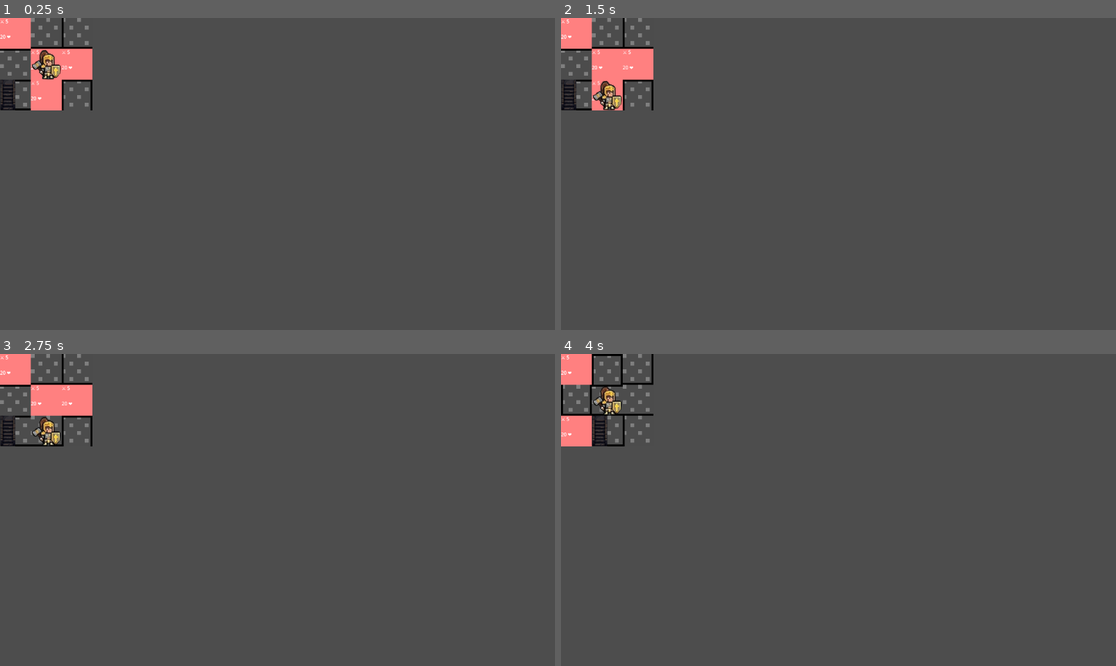
Above: before the commit, frames 1-4 (two rows, left to right).
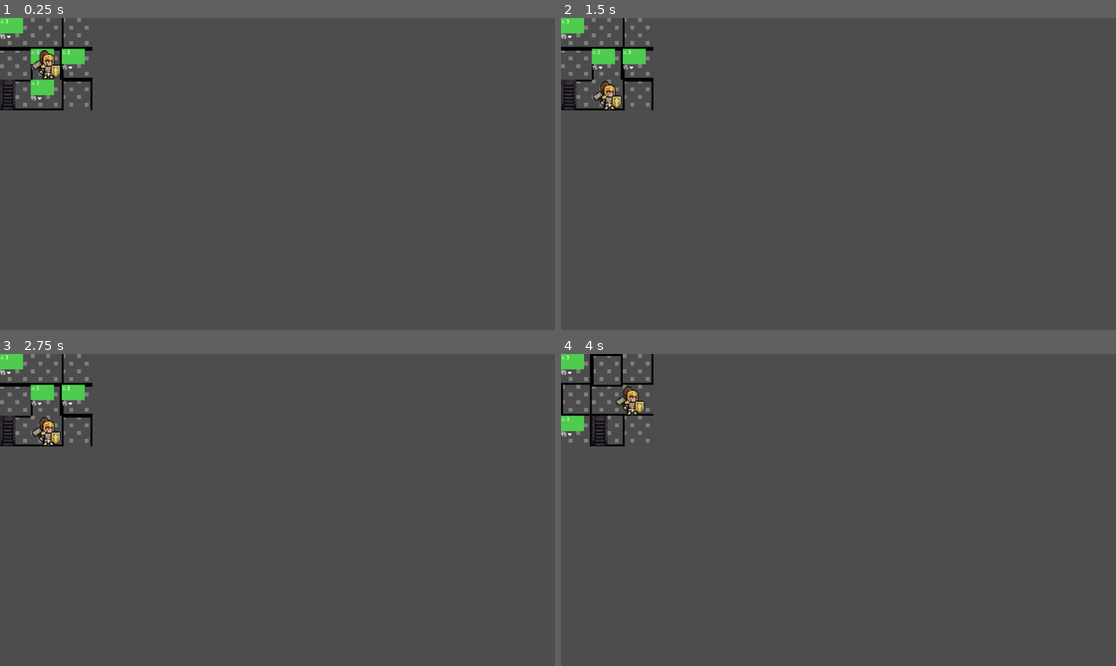
Above: after the commit, the same moments.

Repository: cutopia/paladin_dungeon
Game: Godot game, scene res://main.tscn
The game is run twice, just before and just after one commit, with the same random seed, the same clock (stepped at 60 frames per second) and the same inputs.
Inputs (mouse positions are in pixels of both pictures, inside the frame that each line leads up to):
- Up to frame 1 (0.25 s): no input
- Up to frame 2 (1.5 s): tap Enter at 0.5 s; move the mouse to (960, 158) at 0.52 s; click (960, 158) at 0.67 s; tap Space at 1.25 s; move the mouse to (727, 189) at 1.27 s; click (727, 189) at 1.42 s
- Up to frame 3 (2.75 s): tap Enter at 2 s; move the mouse to (333, 441) at 2.02 s; click (333, 441) at 2.17 s
- Up to frame 4 (4 s): tap Space at 2.75 s; move the mouse to (810, 572) at 2.77 s; click (810, 572) at 2.92 s; move the mouse to (1005, 556) at 3.52 s; click (1005, 556) at 3.67 s

The runs differ from the first frame. In frame 1, 2.0% of the frame differs, in the area x 0-17%, y 0-30%; in frame 2, 2.0%; in frame 3, 1.7%; in frame 4, 1.7%.

Commit message:
adding more monster types

Diff:
--- a/scenes/Monster.gd
+++ b/scenes/Monster.gd
@@ -1,21 +1,24 @@
 extends Area2D
 
 enum MonsterType {
-	BASIC = 0,
-	TOUGH = 1,
-	BOSS = 2
+	SLIME = 0,
+	KOBOLD = 1,
+	SKELLY = 2,
+	MIMIC = 3,
+	DRAKE = 4
 }
 
-@export var monster_type: int = MonsterType.BASIC:
+@export var monster_type: int = MonsterType.SLIME:
 	set(value):
 		monster_type = value
 		update_monster_visuals()
 
-# Combat stats
-var damage: int = 5
-var health: int = 20
-var exp_reward: int = 10
-var gold_reward: int = 5
+# Combat stats - will be set by update_monster_visuals()
+var damage: int = 3
+var health: int = 15
+var max_health: int = 15
+var exp_reward: int = 8
+var gold_reward: int = 4
 
 # UI Labels
 var attack_label: Label = null
@@ -69,46 +72,77 @@
 
 func update_monster_visuals():
 	match monster_type:
-		MonsterType.BASIC:
-			create_basic_monster_sprite()
-			damage = 5
-			health = 20
-			exp_reward = 10
-			gold_reward = 5
-		MonsterType.TOUGH:
-			create_tough_monster_sprite()
-			damage = 10
-			health = 40
-			exp_reward = 20
-			gold_reward = 15
-		MonsterType.BOSS:
-			create_boss_monster_sprite()
-			damage = 15
-			health = 80
-			exp_reward = 50
-			gold_reward = 30
+		MonsterType.SLIME:
+			create_slime_sprite()
+			damage = 3
+			health = 15
+			max_health = 15
+			exp_reward = 8
+			gold_reward = 4
+		MonsterType.KOBOLD:
+			create_kobold_sprite()
+			damage = 6
+			health = 25
+			max_health = 25
+			exp_reward = 15
+			gold_reward = 10
+		MonsterType.SKELLY:
+			create_skelly_sprite()
+			damage = 9
+			health = 35
+			max_health = 35
+			exp_reward = 25
+			gold_reward = 18
+		MonsterType.MIMIC:
+			create_mimic_sprite()
+			damage = 12
+			health = 50
+			max_health = 50
+			exp_reward = 40
+			gold_reward = 35
+		MonsterType.DRAKE:
+			create_drake_sprite()
+			damage = 18
+			health = 90
+			max_health = 90
+			exp_reward = 75
+			gold_reward = 60
 
 	update_labels()
 
-func create_basic_monster_sprite():
-	# Create a simple colored circle sprite programmatically
+func create_slime_sprite():
+	# Create a green slime sprite (weakest)
 	var color_rect = ColorRect.new()
-	color_rect.size = Vector2(64, 64)
-	color_rect.color = Color(1.0, 0.5, 0.5)  # Light red
+	color_rect.size = Vector2(48, 32)
+	color_rect.color = Color(0.3, 0.8, 0.3)  # Bright green
 	add_child(color_rect)
 
-func create_tough_monster_sprite():
-	# Create a purple monster sprite
+func create_kobold_sprite():
+	# Create an orange/brown kobold sprite
 	var color_rect = ColorRect.new()
-	color_rect.size = Vector2(32, 32)
-	color_rect.color = Color(0.7, 0.3, 0.8)  # Purple
+	color_rect.size = Vector2(48, 32)
+	color_rect.color = Color(0.9, 0.6, 0.3)  # Orange-brown
 	add_child(color_rect)
 
-func create_boss_monster_sprite():
-	# Create a green boss sprite
+func create_skelly_sprite():
+	# Create a white/skeleton sprite
 	var color_rect = ColorRect.new()
-	color_rect.size = Vector2(32, 32)
-	color_rect.color = Color(0.5, 1.0, 0.5)  # Light green
+	color_rect.size = Vector2(48, 32)
+	color_rect.color = Color(0.95, 0.95, 0.9)  # Off-white
+	add_child(color_rect)
+
+func create_mimic_sprite():
+	# Create a gold/chest mimic sprite
+	var color_rect = ColorRect.new()
+	color_rect.size = Vector2(48, 32)
+	color_rect.color = Color(1.0, 0.85, 0.2)  # Gold
+	add_child(color_rect)
+
+func create_drake_sprite():
+	# Create a red drake sprite (strongest)
+	var color_rect = ColorRect.new()
+	color_rect.size = Vector2(48, 32)
+	color_rect.color = Color(0.9, 0.2, 0.2)  # Red
 	add_child(color_rect)
 
 func take_damage(amount: int) -> bool:
@@ -117,6 +151,10 @@
 		return true  # Monster defeated
 	update_labels()
 	return false
+
+func heal(amount: int) -> void:
+	health = min(health + amount, max_health)
+	update_labels()
 
 func update_labels() -> void:
 	if attack_label:
